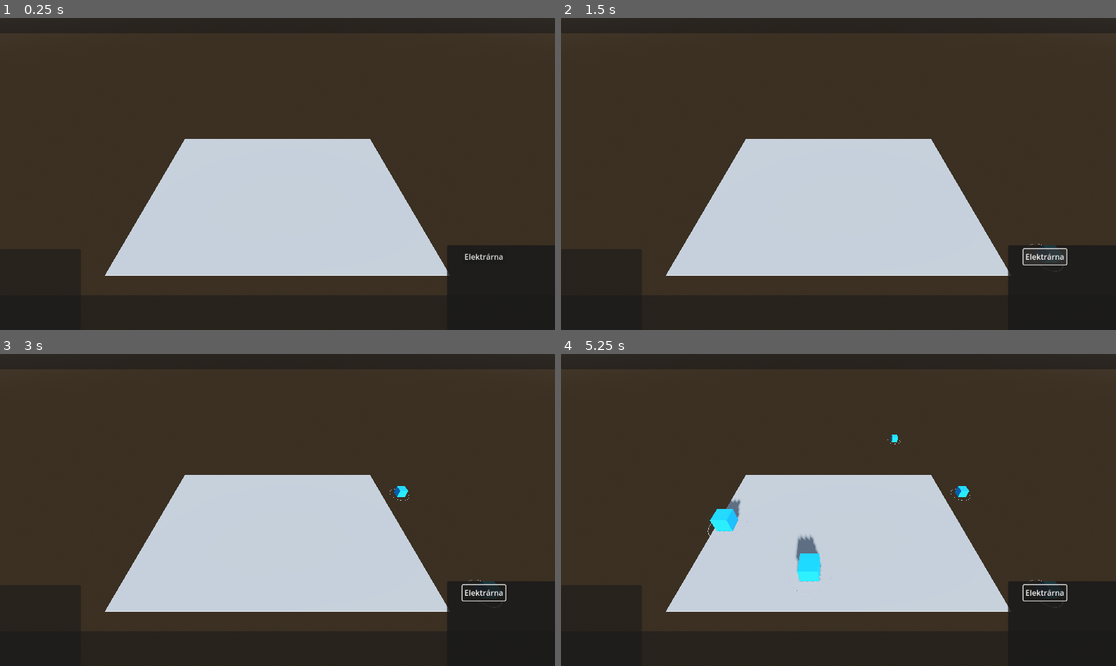
Above: before the commit, frames 1-4 (two rows, left to right).
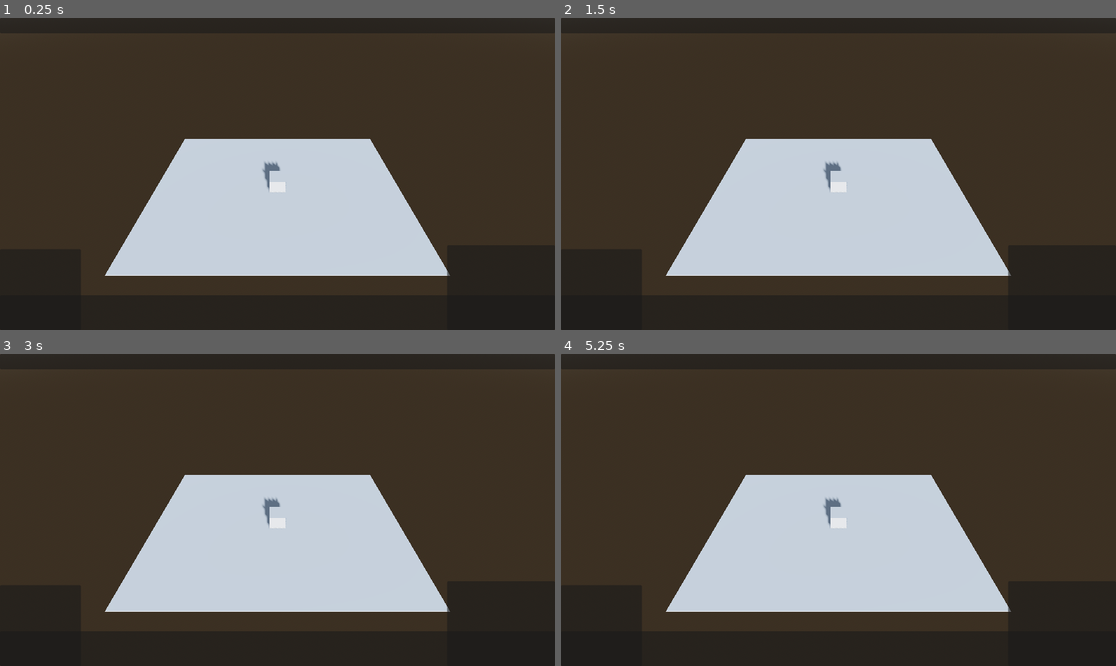
Above: after the commit, the same moments.

Repository: Marannnn/VeltraumRts
Game: Godot game, scene res://scenes/game.tscn
Same seed, same stepped clock (60 frames per second), same inputs: the game is played once before the commit and once after it.
Inputs (mouse positions are in pixels of both pictures, inside the frame that each line leads up to):
- Up to frame 1 (0.25 s): no input
- Up to frame 2 (1.5 s): click (1043, 258) at 0.5 s, where only the run before the commit has a clickable "Elektrárna"; click (1043, 258) at 1.25 s, where only the run before the commit has a clickable "Elektrárna"
- Up to frame 3 (3 s): click (482, 594) at 2 s, where only the run before the commit has a clickable "Elektrárna"; tap Enter at 2.75 s; move the mouse to (399, 494) at 2.77 s; click (399, 494) at 2.85 s
- Up to frame 4 (5.25 s): tap Space at 3.5, 5 s; move the mouse to (727, 525) at 3.52 s; click (727, 525) at 3.6 s; tap Enter at 4.25 s; move the mouse to (894, 441) at 4.27 s; click (894, 441) at 4.35 s; move the mouse to (810, 572) at 5.02 s; click (810, 572) at 5.1 s

The runs differ from the first frame. In frame 1, 0.3% of the frame differs, in the area x 47-91%, y 46-83%; in frame 2, 0.5%; in frame 3, 0.5%; in frame 4, 1.4%, in the area x 26-92%, y 25-83%.
Error before the commit: Invalid assignment of property or key 'visible' with value of type 'bool' on a base object of type 'null instance'. (res://scripts/ui.gd:44)

Commit message:
use building,UI
new variables, you can click on building and it will show UI. Made UI basic overlay.  Close Ui/ building overlay when clicking on the ground (staticBody3D)

Diff:
--- a/project.godot
+++ b/project.godot
@@ -18,6 +18,7 @@
 [global_group]
 
 buildings=""
+test=""
 
 [input]
 
--- a/scenes/game.tscn
+++ b/scenes/game.tscn
@@ -21,6 +21,10 @@
 
 [sub_resource type="WorldBoundaryShape3D" id="WorldBoundaryShape3D_jgbp4"]
 
+[sub_resource type="BoxMesh" id="BoxMesh_shkq6"]
+
+[sub_resource type="BoxShape3D" id="BoxShape3D_18roa"]
+
 [node name="Game" type="Node3D"]
 
 [node name="DirectionalLight3D" type="DirectionalLight3D" parent="."]
@@ -37,7 +41,6 @@
 [node name="StaticBody3D" type="StaticBody3D" parent="Ground"]
 
 [node name="CollisionShape3D" type="CollisionShape3D" parent="Ground/StaticBody3D"]
-transform = Transform3D(1, 0, 0, 0, 1, 0, 0, 0, 1, 0, 0, 0)
 shape = SubResource("BoxShape3D_mt08f")
 
 [node name="UI" type="Control" parent="."]
@@ -69,25 +72,52 @@
 offset_right = 168.0
 offset_bottom = 72.0
 
-[node name="unit_panel" type="Panel" parent="UI/Basic_UI/botPanel"]
+[node name="bot-right_panel" type="Panel" parent="UI/Basic_UI"]
 layout_mode = 0
 offset_left = 928.0
-offset_top = -104.0
+offset_top = 472.0
 offset_right = 1152.0
-offset_bottom = 72.0
+offset_bottom = 648.0
 
-[node name="build_panel" type="Panel" parent="UI/Basic_UI/botPanel/unit_panel"]
-layout_mode = 0
-offset_right = 224.0
-offset_bottom = 176.0
+[node name="units" type="Node" parent="UI/Basic_UI/bot-right_panel"]
 
-[node name="powerStation_button" type="Button" parent="UI/Basic_UI/botPanel/unit_panel/build_panel"]
+[node name="build-unit_panel" type="Control" parent="UI/Basic_UI/bot-right_panel/units"]
+visible = false
+layout_mode = 3
+anchors_preset = 0
+offset_left = 928.0
+offset_top = 472.0
+offset_right = 1152.0
+offset_bottom = 648.0
+
+[node name="powerStation_button" type="Button" parent="UI/Basic_UI/bot-right_panel/units/build-unit_panel"]
 layout_mode = 0
 offset_left = 32.0
 offset_top = 8.0
 offset_right = 96.0
 offset_bottom = 40.0
 text = "Elektrárna"
+
+[node name="buildings" type="Node" parent="UI/Basic_UI/bot-right_panel"]
+
+[node name="powerStation_panel" type="Control" parent="UI/Basic_UI/bot-right_panel/buildings"]
+visible = false
+layout_mode = 3
+anchors_preset = 0
+offset_left = 928.0
+offset_top = 472.0
+offset_right = 1152.0
+offset_bottom = 648.0
+
+[node name="Label" type="Label" parent="UI/Basic_UI/bot-right_panel/buildings/powerStation_panel"]
+layout_mode = 0
+offset_left = 16.0
+offset_top = 40.0
+offset_right = 208.0
+offset_bottom = 104.0
+text = "Toto je Power Station"
+horizontal_alignment = 1
+vertical_alignment = 1
 
 [node name="Camera3D" type="Camera3D" parent="UI"]
 transform = Transform3D(1, 0, 0, 0, 0.725699, 0.688013, 0, -0.688013, 0.725699, 0, 9.85822, 9.16684)
@@ -100,4 +130,19 @@
 transform = Transform3D(1, 0, 0, 0, 1, 0, 0, 0, 1, 0, -6.8276, 0)
 shape = SubResource("WorldBoundaryShape3D_jgbp4")
 
-[connection signal="pressed" from="UI/Basic_UI/botPanel/unit_panel/build_panel/powerStation_button" to="UI" method="_on_power_station_button_pressed"]
+[node name="kosticky" type="Node" parent="."]
+
+[node name="Node3D" type="Node3D" parent="kosticky"]
+transform = Transform3D(1, 0, 0, 0, 1, 0, 0, 0, 1, 0, 0.499707, 0)
+
+[node name="MeshInstance3D" type="MeshInstance3D" parent="kosticky/Node3D"]
+mesh = SubResource("BoxMesh_shkq6")
+
+[node name="selected_ring" type="Node3D" parent="kosticky/Node3D/MeshInstance3D"]
+
+[node name="Area3D" type="Area3D" parent="kosticky/Node3D/MeshInstance3D" groups=["test"]]
+
+[node name="CollisionShape3D" type="CollisionShape3D" parent="kosticky/Node3D/MeshInstance3D/Area3D"]
+shape = SubResource("BoxShape3D_18roa")
+
+[connection signal="pressed" from="UI/Basic_UI/bot-right_panel/units/build-unit_panel/powerStation_button" to="UI" method="_on_power_station_button_pressed"]
--- a/scenes/power_station.tscn
+++ b/scenes/power_station.tscn
@@ -8,9 +8,13 @@
 
 [sub_resource type="BoxShape3D" id="BoxShape3D_f0m2a"]
 
+[sub_resource type="StandardMaterial3D" id="StandardMaterial3D_fu82o"]
+albedo_color = Color(0.72168, 0.85799, 3.85046e-07, 1)
+
 [sub_resource type="TorusMesh" id="TorusMesh_djv5g"]
+material = SubResource("StandardMaterial3D_fu82o")
 inner_radius = 1.136
-outer_radius = 1.172
+outer_radius = 0.891
 
 [node name="PowerStation" type="Node3D"]
 
@@ -25,5 +29,6 @@
 shape = SubResource("BoxShape3D_f0m2a")
 
 [node name="selected_ring" type="MeshInstance3D" parent="MeshInstance3D"]
-transform = Transform3D(1.00663, 0, 0, 0, 0.100663, 0, 0, 0, 1.00663, 0, -0.5, 0)
+transform = Transform3D(1.00663, 0, 0, 0, 0.100663, 0, 0, 0, 1.00663, 0, -0.3, 0)
+visible = false
 mesh = SubResource("TorusMesh_djv5g")
--- a/scripts/ui.gd
+++ b/scripts/ui.gd
@@ -1,14 +1,17 @@
 extends Control
+
+#svět
+@onready var game_node = get_tree().get_root().get_node("Game")
 
 #budovy
 @onready var powerStation_scene = preload("res://scenes/power_station.tscn")
 
-#svět
-@onready var game_node = get_tree().get_root().get_node("Game")
+#var buildings
+var placing_building:bool = false
+var selected_building
 
-#var buildings
-var selecting_building:bool = false
-var selected_building
+#ui
+var ui_panel
 
 func mouse_raycast():
 	var camera = $Camera3D # odkazuje na camera3d
@@ -21,28 +24,52 @@
 	ray_query.from = from
 	ray_query.to = to
 
-	if selecting_building == false: # pokd neselektuju zadnou budovu
+	if placing_building == false: # pokd neselektuju zadnou budovu
 		ray_query.collide_with_areas =true # ray paprsek koliduje s area3d
 
 	return space.intersect_ray(ray_query) # vrati s cim ray paprsek colidoval
 func _on_power_station_button_pressed() -> void:
 	var powerStation = powerStation_scene.instantiate()
 	add_child(powerStation)
+	placing_building = true
 	selected_building = powerStation
-	selecting_building = true
+	ui_panel = $"Basic_UI/bot-right_panel/buildings/powerStation_panel"
 func _input(event: InputEvent) -> void:
 	mouse_raycast()
 	if Input.is_action_just_pressed("mouse-left_click"):
 		mouse_raycast()
 		print(mouse_raycast().collider)
-		if selecting_building == true: # pokud selectuju budovu
-			selecting_building = false # selektovani se da false = budova zustane na miste, prestane nasledovat mys
-		if selecting_building == false: # pokud neselektuju budovu
+		#Place building
+		if placing_building == true: # pokud placeuju budovu
+			placing_building = false # selektovani se da false = budova zustane na miste, prestane nasledovat mys
+			selected_building = null
+		if placing_building == false: # pokud neplaceuju budovu
 			if mouse_raycast().collider is Area3D: # pokud ray paprsek colidoval s Area3d
+				#Use building
 				if mouse_raycast().collider.is_in_group("buildings"): # pokud area3d je v groupe buildings
-					if selected_building != null:
-						selected_building.get_parent().get_node("selected_ring").visible = true
+					if selected_building == null: # pokud neni selektnuta zadna budova
+						selected_building = mouse_raycast().collider.get_parent().get_parent()
+						ui_panel.visible = true
+						selected_building.get_node("MeshInstance3D/selected_ring").visible = true# zapne viditelnost ringu dane budovy
+				#PROVIZORNI BUILD JEDNOTKA
+				if mouse_raycast().collider.is_in_group("test"):
+					if selected_building == null:
+						selected_building = mouse_raycast().collider.get_parent().get_parent()
+						ui_panel = $"Basic_UI/bot-right_panel/units/build-unit_panel"
+						ui_panel.visible = true
+			#Hide/close building
+			if mouse_raycast().collider is StaticBody3D:
+				if selected_building != null:
+					#selected_building.get_node("MeshInstance3D/selected_ring").visible = false
+					if ui_panel != null:
+						print(ui_panel)
+						ui_panel.visible = false
+					selected_building = null # budova se neselektuje
+			#Select building
+
+
+
 
 func _physics_process(delta: float) -> void:
-	if selecting_building == true: # pokud se selektuje budova
+	if placing_building == true: # pokud se selektuje budova
 		selected_building.global_position = mouse_raycast().position # global pozice budovy se da na raycast pozici mysi
Not shown: 1 places in scenes/game.tscn that only renumber resources
Not shown: 1 places in scenes/power_station.tscn that only renumber resources
